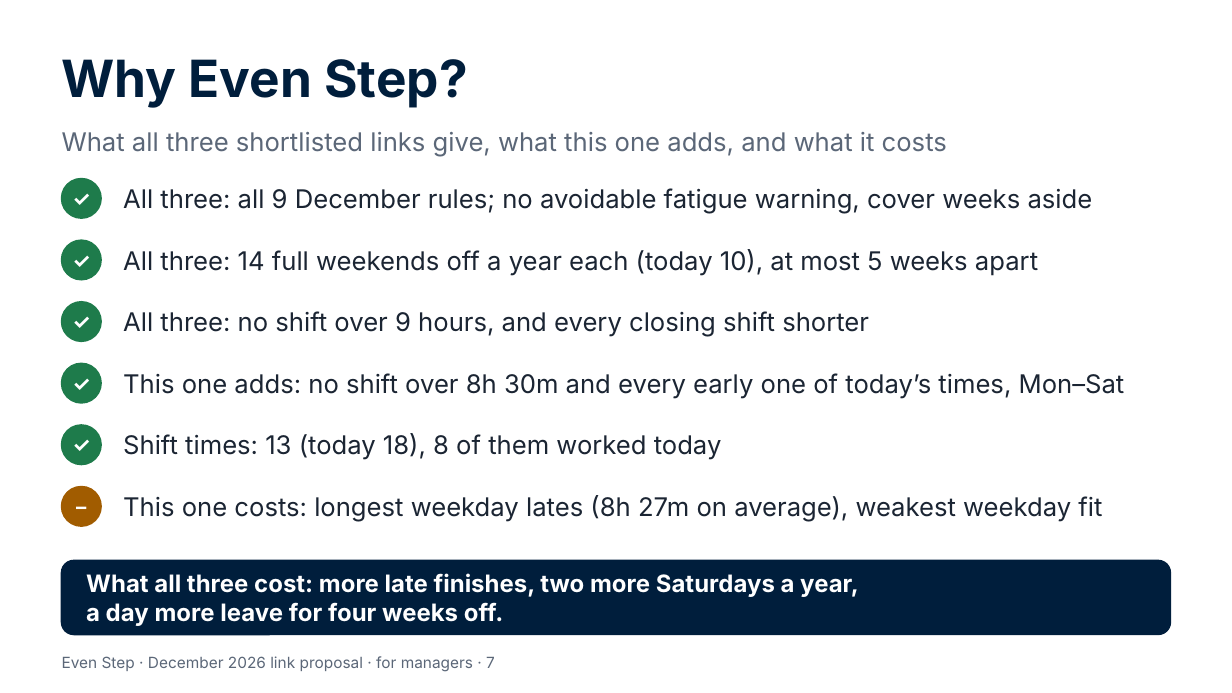
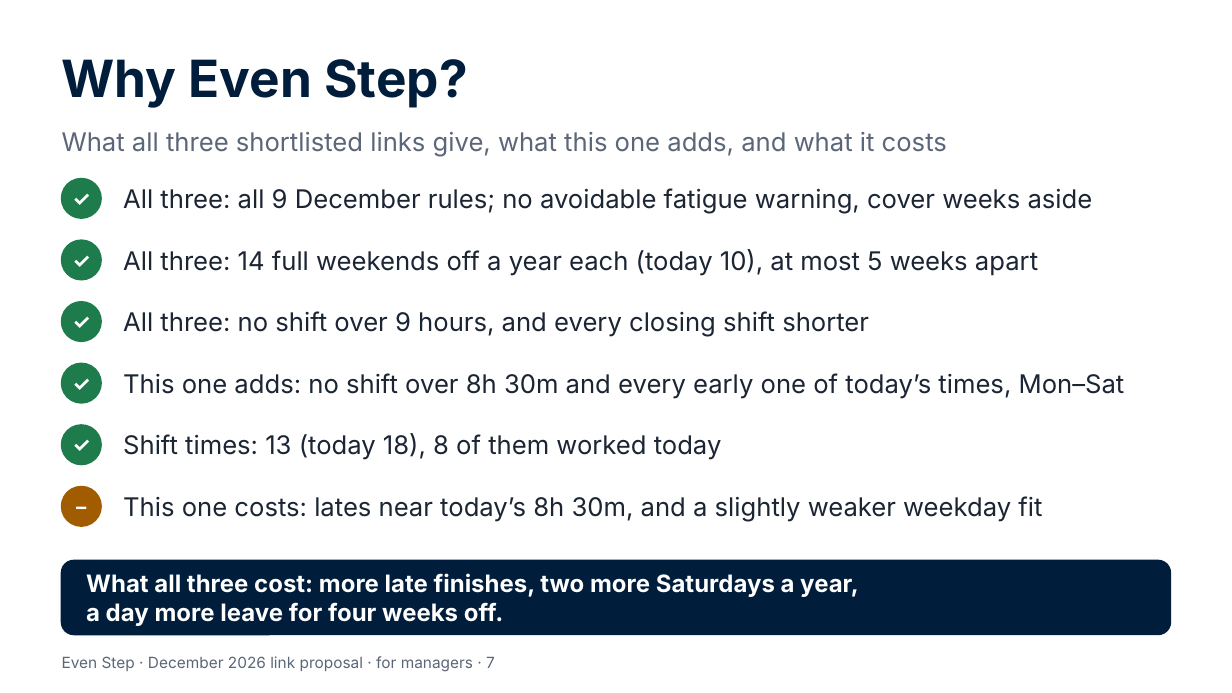
Before and after one commit to Garethdavidmiller/roster-app, a slide deck: slide 7 of docs/links-26/presentations/Even-Step-for-managers.pptx. Drawn at 1232x693 pixels with LibreOffice and Linux fonts; fonts in the diff are those of the drawing. Boxes give left, top, right and bottom in pixels: in the first picture for what was removed or moved away, otherwise in the second. Text is boxed around its words. In the diff, an @@ line names an element or a change of style, - is before the commit and + after.

```diff
--- a/docs/links-26/presentations/Even-Step-for-managers.pptx
+++ b/docs/links-26/presentations/Even-Step-for-managers.pptx
@@ text at (x1=123, y1=496, x2=1042, y2=522): text changed @@
-This one costs: longest weekday lates (8h 27m on average), weakest weekday fit
+This one costs: lates near today’s 8h 30m, and a slightly weaker weekday fit
```
Also in this commit, not shown: 1 other slide changed, 14 other files.
